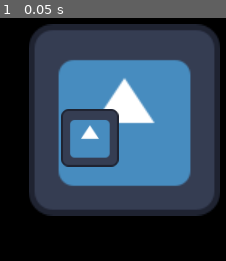
Above: before the commit, frame 1.
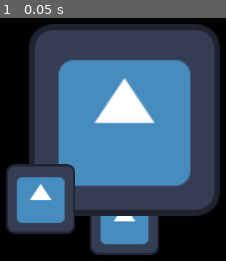
Above: after the commit, the same moment.

Repository: SHyguymoll/FightingGameEngine
Game: Godot game, scene res://Content/Characters/GodotGuy/scenes/GodotGuy.tscn
The game is run twice, just before and just after one commit, with the same random seed, the same clock (stepped at 60 frames per second) and the same inputs. This scene is started directly instead of the project's main scene. The engine's default icon, where the game draws it, is replaced by a stand-in: a white triangle on a blue panel in a dark square.
Inputs:
- Up to frame 1 (0.05 s): no input

The runs differ from the first frame. In frame 1, 16% of the frame differs, in the area x 2-71%, y 37-98%.
Error in both runs: Invalid assignment of property or key 'value' with value of type 'float' on a base object of type 'Nil'. (res://Content/Characters/GodotGuy/state_2d_meter_figh…

Commit message:
lose animation and state (state in progress)

Diff:
--- a/Content/Characters/GodotGuy/scenes/GodotGuy.tscn
+++ b/Content/Characters/GodotGuy/scenes/GodotGuy.tscn
@@ -40,6 +40,27 @@
 "update": 0,
 "values": [3.0]
 }
+tracks/2/type = "scale_3d"
+tracks/2/imported = false
+tracks/2/enabled = true
+tracks/2/path = NodePath("../SpriteAttack")
+tracks/2/interp = 1
+tracks/2/loop_wrap = true
+tracks/2/keys = PackedFloat32Array(0, 1, 0.362995, 0.362995, 1)
+tracks/3/type = "position_3d"
+tracks/3/imported = false
+tracks/3/enabled = true
+tracks/3/path = NodePath("../SpriteBlock")
+tracks/3/interp = 1
+tracks/3/loop_wrap = true
+tracks/3/keys = PackedFloat32Array(0, 1, 0, 0, 0)
+tracks/4/type = "scale_3d"
+tracks/4/imported = false
+tracks/4/enabled = true
+tracks/4/path = NodePath(".")
+tracks/4/interp = 1
+tracks/4/loop_wrap = true
+tracks/4/keys = PackedFloat32Array(0, 1, 1, 1, 1)
 
 [sub_resource type="AnimationLibrary" id="AnimationLibrary_1cfsu"]
 _data = {
@@ -6046,6 +6067,134 @@
 "values": [-0.5]
 }
 
+[sub_resource type="Animation" id="Animation_jkx1u"]
+resource_name = "lose_right"
+length = 2.00001
+step = 0.0166667
+tracks/0/type = "position_3d"
+tracks/0/imported = false
+tracks/0/enabled = true
+tracks/0/path = NodePath(".")
+tracks/0/interp = 2
+tracks/0/loop_wrap = true
+tracks/0/keys = PackedFloat32Array(0, 1, 0, 0.67, 0, 0.466667, 1, 0, 0.67, 0, 1.76667, 1, 0, 0.0992956, 0)
+tracks/1/type = "scale_3d"
+tracks/1/imported = false
+tracks/1/enabled = true
+tracks/1/path = NodePath(".")
+tracks/1/interp = 2
+tracks/1/loop_wrap = true
+tracks/1/keys = PackedFloat32Array(0, 1, 1, 1, 1, 0.466667, 1, 1, 1, 1, 1.76667, 1, 1, 0.17, 1)
+tracks/2/type = "rotation_3d"
+tracks/2/imported = false
+tracks/2/enabled = true
+tracks/2/path = NodePath(".")
+tracks/2/interp = 1
+tracks/2/loop_wrap = true
+tracks/2/keys = PackedFloat32Array(0, 1, 0, 0, 0, 1)
+tracks/3/type = "value"
+tracks/3/imported = false
+tracks/3/enabled = true
+tracks/3/path = NodePath("../SpriteBlock:visible")
+tracks/3/interp = 0
+tracks/3/loop_wrap = true
+tracks/3/keys = {
+"times": PackedFloat32Array(0),
+"transitions": PackedFloat32Array(1),
+"update": 1,
+"values": [true]
+}
+tracks/4/type = "value"
+tracks/4/imported = false
+tracks/4/enabled = true
+tracks/4/path = NodePath("../SpriteAttack:visible")
+tracks/4/interp = 0
+tracks/4/loop_wrap = true
+tracks/4/keys = {
+"times": PackedFloat32Array(0),
+"transitions": PackedFloat32Array(1),
+"update": 1,
+"values": [true]
+}
+tracks/5/type = "position_3d"
+tracks/5/imported = false
+tracks/5/enabled = true
+tracks/5/path = NodePath("../Hurtbox/HurtboxShape")
+tracks/5/interp = 0
+tracks/5/loop_wrap = true
+tracks/5/keys = PackedFloat32Array(0, 1, 0, 0.642, 0)
+tracks/6/type = "value"
+tracks/6/imported = false
+tracks/6/enabled = true
+tracks/6/path = NodePath("../Hurtbox/HurtboxShape:shape")
+tracks/6/interp = 0
+tracks/6/loop_wrap = true
+tracks/6/keys = {
+"times": PackedFloat32Array(0),
+"transitions": PackedFloat32Array(1),
+"update": 1,
+"values": [ExtResource("3_8q5n8")]
+}
+tracks/7/type = "value"
+tracks/7/imported = false
+tracks/7/enabled = true
+tracks/7/path = NodePath("../Hurtbox/HurtboxShape:disabled")
+tracks/7/interp = 0
+tracks/7/loop_wrap = true
+tracks/7/keys = {
+"times": PackedFloat32Array(0),
+"transitions": PackedFloat32Array(1),
+"update": 1,
+"values": [false]
+}
+tracks/8/type = "position_3d"
+tracks/8/imported = false
+tracks/8/enabled = true
+tracks/8/path = NodePath("../Grabbing")
+tracks/8/interp = 1
+tracks/8/loop_wrap = true
+tracks/8/keys = PackedFloat32Array(0, 1, 0, 0, 0)
+tracks/9/type = "value"
+tracks/9/imported = false
+tracks/9/enabled = true
+tracks/9/path = NodePath("..:gravity")
+tracks/9/interp = 0
+tracks/9/loop_wrap = true
+tracks/9/keys = {
+"times": PackedFloat32Array(0),
+"transitions": PackedFloat32Array(1),
+"update": 1,
+"values": [-0.5]
+}
+tracks/10/type = "position_3d"
+tracks/10/imported = false
+tracks/10/enabled = true
+tracks/10/path = NodePath("../SpriteAttack")
+tracks/10/interp = 1
+tracks/10/loop_wrap = true
+tracks/10/keys = PackedFloat32Array(0, 1, -0.559815, 0.141944, 0.04, 0.466667, 1, -0.252082, 1.03157, 0.04, 1.76667, 1, -0.252082, 0.197896, 0.04)
+tracks/11/type = "position_3d"
+tracks/11/imported = false
+tracks/11/enabled = true
+tracks/11/path = NodePath("../SpriteBlock")
+tracks/11/interp = 1
+tracks/11/loop_wrap = true
+tracks/11/keys = PackedFloat32Array(0, 1, 0.56, 0.129, 0.04, 0.466667, 1, 0.269053, 1.04101, 0.04, 1.76667, 1, 0.269053, 0.207332, 0.04)
+tracks/12/type = "scale_3d"
+tracks/12/imported = false
+tracks/12/enabled = true
+tracks/12/path = NodePath("../SpriteAttack")
+tracks/12/interp = 1
+tracks/12/loop_wrap = true
+tracks/12/keys = PackedFloat32Array(0, 1, 0.362995, 0.362995, 1, 0.466667, 1, 0.362995, 0.362995, 1, 1.76667, 1, 0.5, 0.363, 1)
+tracks/13/type = "scale_3d"
+tracks/13/imported = false
+tracks/13/enabled = true
+tracks/13/path = NodePath("../SpriteBlock")
+tracks/13/interp = 1
+tracks/13/loop_wrap = true
+tracks/13/keys = PackedFloat32Array(0, 1, 0.362995, 0.362995, 1, 0.466667, 1, 0.362995, 0.362995, 1, 1.76667, 1, 0.5, 0.363, 1)
+
 [sub_resource type="Animation" id="Animation_ahwld"]
 resource_name = "win_right"
 length = 3.41667
@@ -6156,6 +6305,7 @@
 [sub_resource type="AnimationLibrary" id="AnimationLibrary_xhqxl"]
 _data = {
 &"intro_right": SubResource("Animation_mo8k0"),
+&"lose_right": SubResource("Animation_jkx1u"),
 &"win_right": SubResource("Animation_ahwld")
 }
 
@@ -6258,14 +6408,12 @@
 texture = ExtResource("14_03fpi")
 
 [node name="SpriteAttack" type="Sprite3D" parent="."]
-transform = Transform3D(0.3, 0, 0, 0, 0.3, 0, 0, 0, 1, -0.230993, 0.550286, 0.04)
+transform = Transform3D(0.362995, 0, 0, 0, 0.362995, 0, 0, 0, 1, -0.559815, 0.141944, 0.04)
 no_depth_test = true
 texture = ExtResource("14_03fpi")
 
 [node name="SpriteBlock" type="Sprite3D" parent="."]
-transform = Transform3D(0.363, 0, 0, 0, 0.363, 0, 0, 0, 1, -0.017086, 0.517761, 0.04)
-visible = false
-modulate = Color(1, 1, 1, 0)
+transform = Transform3D(0.362995, 0, 0, 0, 0.362995, 0, 0, 0, 1, 0, 0, 0)
 no_depth_test = true
 texture = ExtResource("14_03fpi")
 
--- a/Content/Characters/GodotGuy/state_2d_meter_fighter.gd
+++ b/Content/Characters/GodotGuy/state_2d_meter_fighter.gd
@@ -34,7 +34,7 @@
 	BLCK_HGH, BLCK_LOW, BLCK_AIR, GET_UP, # handling getting attacked well
 	HURT_HGH, HURT_LOW, HURT_CRCH, HURT_GRB, HURT_GRB_NOBREAK, # not handling getting attacked well
 	HURT_FALL, HURT_LIE, HURT_BNCE, # REALLY not handling getting attacked well
-	OUTRO_FALL, OUTRO_LIE, OUTRO_BNCE # The final stage of not handling it
+	OUTRO_FALL, OUTRO_LIE, OUTRO_BNCE, OUTRO_LOSE, # The final stage of not handling it
 }
 
 const JUMP_SQUAT_LENGTH = 4
Not shown: 1 places in Content/Characters/GodotGuy/scenes/GodotGuy.tscn that only renumber resources
